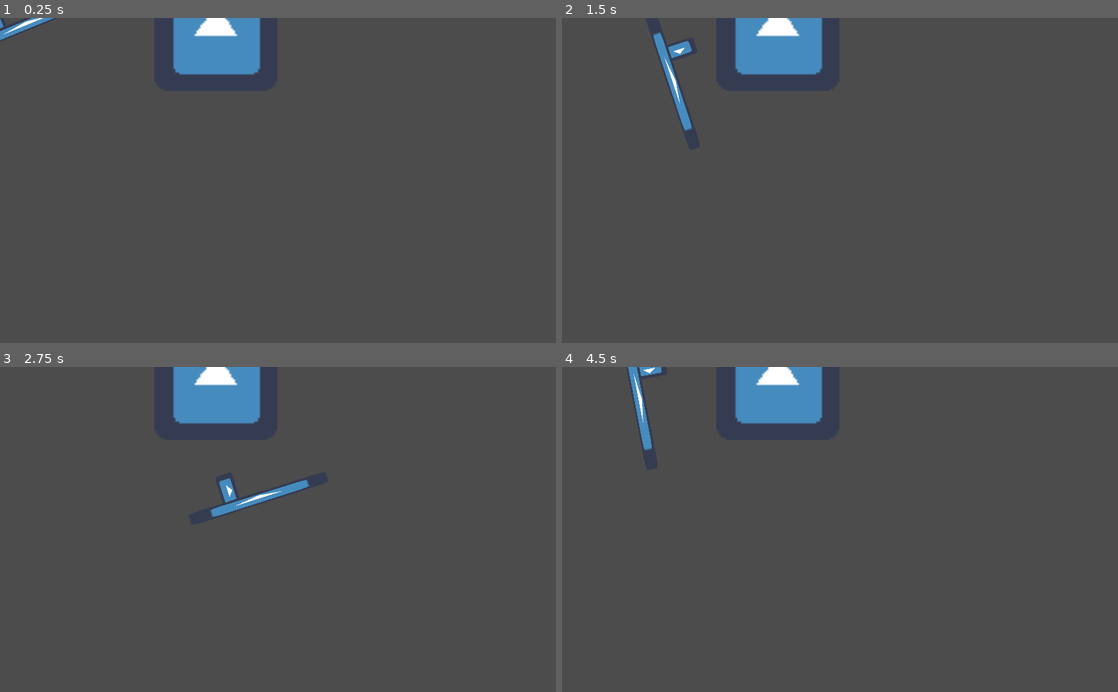
Above: before the commit, frames 1-4 (two rows, left to right).
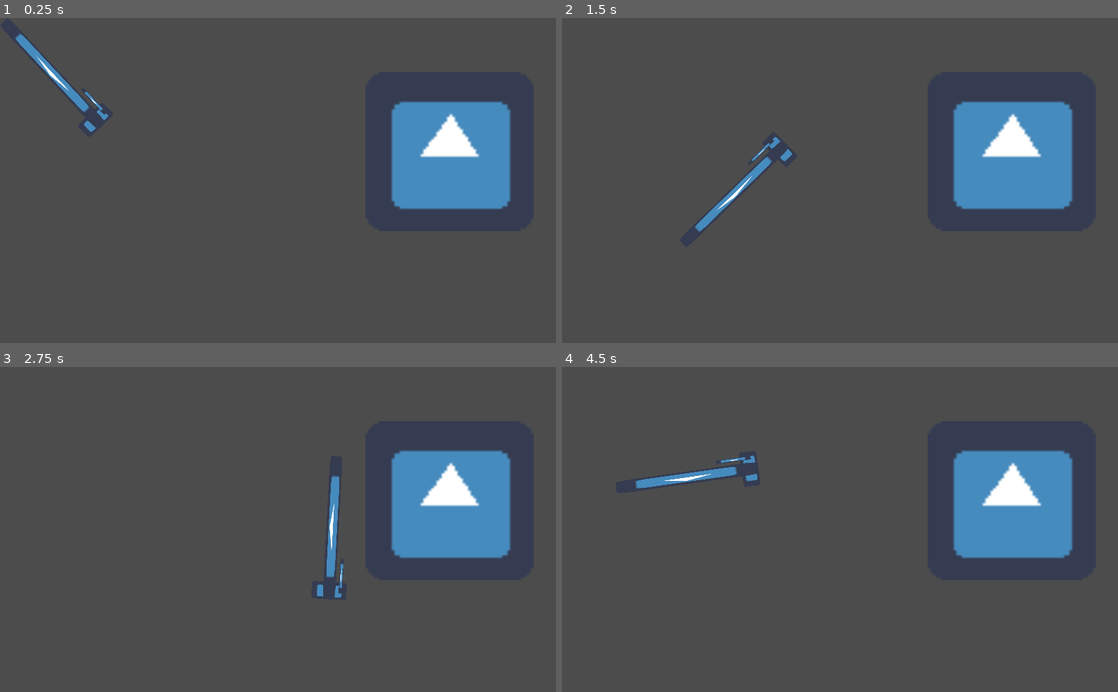
Above: after the commit, the same moments.

Repository: HuskyGameDev/2020f-team1
Game: Godot game, scene res://Environment/TestLevel.tscn
The game is run twice, just before and just after one commit, with the same random seed, the same clock (stepped at 60 frames per second) and the same inputs. The project has no main scene, so this scene is started directly. The engine's default icon, where the game draws it, is replaced by a stand-in: a white triangle on a blue panel in a dark square.
Inputs (mouse positions are in pixels of both pictures, inside the frame that each line leads up to):
- Up to frame 1 (0.25 s): no input
- Up to frame 2 (1.5 s): tap Enter at 0.5 s; move the mouse to (962, 164) at 0.52 s; hold D (player_move_right) 0.53-1.28 s; hold Right mouse button (player_attach_2) 0.53-1.28 s; move the mouse to (728, 196) at 1.27 s; hold S (player_move_down) from 1.28 s (still down); click (728, 196) at 1.35 s
- Up to frame 3 (2.75 s): move the mouse to (333, 458) at 2.02 s; release S (player_move_down) at 2.03 s; hold D (player_move_right) from 2.03 s (still down); hold Right mouse button (player_attach_2) from 2.03 s (still down)
- Up to frame 4 (4.5 s): move the mouse to (812, 594) at 2.77 s; release D (player_move_right) at 2.78 s; release Right mouse button (player_attach_2) at 2.78 s; hold W (player_move_up) 2.78-3.53 s; click (812, 594) at 2.85 s; move the mouse to (1006, 578) at 3.52 s; hold Right mouse button (player_attach_2) 3.53-4.28 s; hold A (player_move_left) from 3.53 s (still down); move the mouse to (673, 480) at 4.27 s; click (673, 480) at 4.35 s

The runs differ from the first frame. In frame 1, 11% of the frame differs, in the area x 0-92%, y 0-59%; in frame 2, 11%; in frame 3, 11%, in the area x 31-92%, y 0-71%; in frame 4, 11%.
Error before the commit: Parse Error: The identifier "health" isn't declared in the current scope. (res://character/DamagableDummy.gd:13)

Commit message:
bug fixed testlevel,  enemy dummy, sword
now in testlevel, sword can hurt dummy

Diff:
--- a/CombatZone/Environment/TestLevel.tscn
+++ b/CombatZone/Environment/TestLevel.tscn
@@ -1,20 +1,16 @@
 [gd_scene load_steps=4 format=2]
 
 [ext_resource path="res://character/player.tscn" type="PackedScene" id=1]
-[ext_resource path="res://character/DamagableDummy.tscn" type="PackedScene" id=2]
+[ext_resource path="res://character/DamageableDummy.tscn" type="PackedScene" id=2]
 [ext_resource path="res://weapons/Melee/Sword.tscn" type="PackedScene" id=3]
 
 [node name="TestLevel" type="Node2D"]
 position = Vector2( -9.4494, 4.40972 )
-__meta__ = {
-"_edit_group_": true
-}
 
 [node name="player" parent="." instance=ExtResource( 1 )]
+position = Vector2( 185.516, 183.732 )
 
-[node name="Weapon" parent="player" instance=ExtResource( 3 )]
-position = Vector2( -50.9692, 8.49486 )
+[node name="Area2D" parent="player" instance=ExtResource( 3 )]
 
-[node name="KinematicBody2D" parent="." instance=ExtResource( 2 )]
-position = Vector2( 394.302, 14.6835 )
-[connection signal="body_entered" from="player/Weapon" to="player/Weapon" method="_on_Weapon_body_entered"]
+[node name="DamageableDummy" parent="." instance=ExtResource( 2 )]
+position = Vector2( 837.533, 242.178 )
--- a/CombatZone/character/DamagableDummy.gd
+++ /dev/null
@@ -1,14 +0,0 @@
-extends "res://character/people.gd"
-
-# Declare member variables here. Examples:
-# var a: int = 2
-# var b: String = "text"
-
-
-# Called when the node enters the scene tree for the first time.
-func _ready() -> void:
-	pass # Replace with function body.
-
-func take_damage(damage_amount):
-	health -= damage_amount
-	print("Damage -5")
--- a/CombatZone/character/DamagableDummy.tscn
+++ /dev/null
@@ -1,23 +0,0 @@
-[gd_scene load_steps=5 format=2]
-
-[ext_resource path="res://character/DamagableDummy.gd" type="Script" id=1]
-[ext_resource path="res://character/collision.gd" type="Script" id=2]
-[ext_resource path="res://icon.png" type="Texture" id=3]
-
-[sub_resource type="RectangleShape2D" id=1]
-extents = Vector2( 31.0094, 31.076 )
-
-[node name="KinematicBody2D" type="KinematicBody2D"]
-script = ExtResource( 1 )
-
-[node name="Sprite" type="Sprite" parent="."]
-position = Vector2( 12.2842, 7.24454 )
-scale = Vector2( 3.52969, 3.3722 )
-texture = ExtResource( 3 )
-
-[node name="collision" type="Area2D" parent="Sprite"]
-script = ExtResource( 2 )
-
-[node name="CollisionShape2D" type="CollisionShape2D" parent="Sprite/collision"]
-shape = SubResource( 1 )
-[connection signal="area_entered" from="Sprite/collision" to="." method="_on_collision_area_entered"]
--- /dev/null
+++ b/CombatZone/character/DamageableDummy.gd
@@ -0,0 +1,19 @@
+extends "res://character/people.gd"
+
+
+# Declare member variables here. Examples:
+# var a: int = 2
+# var b: String = "text"
+
+
+# Called when the node enters the scene tree for the first time.
+func _ready() -> void:
+    pass # Replace with function body.
+
+
+func take_damage(damage_amount) -> void:
+    health -= damage_amount
+    print("Damage, remaining health: %d" % health)
+# Called every frame. 'delta' is the elapsed time since the previous frame.
+#func _process(delta: float) -> void:
+#    pass
--- /dev/null
+++ b/CombatZone/character/DamageableDummy.tscn
@@ -0,0 +1,18 @@
+[gd_scene load_steps=5 format=2]
+
+[ext_resource path="res://character/people.tscn" type="PackedScene" id=1]
+[ext_resource path="res://icon.png" type="Texture" id=2]
+[ext_resource path="res://character/DamageableDummy.gd" type="Script" id=3]
+
+[sub_resource type="RectangleShape2D" id=1]
+extents = Vector2( 156, 146 )
+
+[node name="DamageableDummy" instance=ExtResource( 1 )]
+script = ExtResource( 3 )
+
+[node name="upperbody_sprite" parent="." index="0"]
+scale = Vector2( 4.84375, 4.59375 )
+texture = ExtResource( 2 )
+
+[node name="CollisionShape2D" parent="." index="3"]
+shape = SubResource( 1 )
--- a/CombatZone/character/collision.gd
+++ b/CombatZone/character/collision.gd
@@ -8,4 +8,4 @@
 
 # Called when the node enters the scene tree for the first time.
 func _ready():
-	pass # Replace with function body.
+    pass # Replace with function body.
--- a/CombatZone/character/people.gd
+++ b/CombatZone/character/people.gd
@@ -4,12 +4,13 @@
 export var friction: = 0.01
 export var acceleration: = 0.1
 
+export var health: = 100
+
 var velocity: = Vector2.ZERO
 
 # Declare member variables here. Examples:
 # var a: int = 2
 # var b: String = "text"
-
 
 # Called when the node enters the scene tree for the first time.
 func _ready() -> void:
@@ -21,6 +22,9 @@
 func get_input():
     return Vector2.ZERO
 
+func take_damage(damage_amount) -> void:
+    pass
+
 func _physics_process(delta: float) -> void:
     var direction = get_input()
     if direction.length() > 0:
--- a/CombatZone/character/people.tscn
+++ b/CombatZone/character/people.tscn
@@ -10,3 +10,5 @@
 [node name="weapon" type="Sprite" parent="."]
 
 [node name="foot" type="Sprite" parent="."]
+
+[node name="CollisionShape2D" type="CollisionShape2D" parent="."]
--- a/CombatZone/character/player.tscn
+++ b/CombatZone/character/player.tscn
@@ -1,8 +1,11 @@
-[gd_scene load_steps=4 format=2]
+[gd_scene load_steps=5 format=2]
 
 [ext_resource path="res://character/people.tscn" type="PackedScene" id=1]
 [ext_resource path="res://icon.png" type="Texture" id=2]
 [ext_resource path="res://character/player.gd" type="Script" id=3]
+
+[sub_resource type="RectangleShape2D" id=1]
+extents = Vector2( 15.8344, 31.3715 )
 
 [node name="player" instance=ExtResource( 1 )]
 script = ExtResource( 3 )
@@ -22,3 +25,6 @@
 
 [node name="muzzle" type="Position2D" parent="weapon/weapon" index="0"]
 position = Vector2( 35, 0 )
+
+[node name="CollisionShape2D" parent="." index="3"]
+shape = SubResource( 1 )
--- a/CombatZone/weapons/Melee/Area2D.gd
+++ b/CombatZone/weapons/Melee/Area2D.gd
@@ -2,7 +2,7 @@
 
 # Called when the node enters the scene tree for the first time.
 func _ready():
-	pass # Replace with function body.
+    pass # Replace with function body.
 
 
 # Called every frame. 'delta' is the elapsed time since the previous frame.
@@ -10,7 +10,8 @@
 #	pass
 
 
-func _on_Weapon_body_entered(body):
-	print("detected")
-	print(body.get_name())
-	body.take_damage(5)
+
+func _on_Area2D_body_entered(body: Node) -> void:
+    print("detected")
+    print(body.get_name())
+    body.take_damage(5)
--- a/CombatZone/weapons/Melee/Sword.tscn
+++ b/CombatZone/weapons/Melee/Sword.tscn
@@ -1,14 +1,20 @@
-[gd_scene load_steps=3 format=2]
+[gd_scene load_steps=4 format=2]
 
 [ext_resource path="res://icon.png" type="Texture" id=1]
 [ext_resource path="res://weapons/Melee/Area2D.gd" type="Script" id=2]
 
-[node name="Area2D" type="Area2D"]
+[sub_resource type="RectangleShape2D" id=1]
+extents = Vector2( 131.002, 10 )
+
+[node name="Sword" type="Area2D"]
 script = ExtResource( 2 )
 
 [node name="Sprite" type="Sprite" parent="."]
-position = Vector2( 100.321, 20.6312 )
+position = Vector2( 116.375, 0 )
 scale = Vector2( 4.13504, 0.355275 )
 texture = ExtResource( 1 )
 
 [node name="CollisionShape2D" type="CollisionShape2D" parent="."]
+position = Vector2( 118.921, 0 )
+shape = SubResource( 1 )
+[connection signal="body_entered" from="." to="." method="_on_Area2D_body_entered"]
--- a/CombatZone/weapons/bullets/projectiles.gd
+++ b/CombatZone/weapons/bullets/projectiles.gd
@@ -6,7 +6,6 @@
 var velocity:= Vector2.ZERO
 #var speed: = 0
 var rng: = RandomNumberGenerator.new()
-
 
 # Called when the node enters the scene tree for the first time.
 func _ready() -> void:
@@ -25,8 +24,6 @@
 func _physics_process(delta: float) -> void:
     position += transform.x * speed * delta
 
-
-
 func _on_projectiles_body_entered(body: Node) -> void:
     if body.get_groups().has("flesh_damageable"):
         queue_free()
--- /dev/null
+++ b/CombatZone/weapons/fire_arm_basic.gd
@@ -0,0 +1,16 @@
+extends Area2D
+
+
+# Declare member variables here. Examples:
+# var a: int = 2
+# var b: String = "text"
+
+
+# Called when the node enters the scene tree for the first time.
+func _ready() -> void:
+    pass # Replace with function body.
+
+
+# Called every frame. 'delta' is the elapsed time since the previous frame.
+#func _process(delta: float) -> void:
+#    pass
--- /dev/null
+++ b/CombatZone/weapons/fire_arm_basic.tscn
@@ -0,0 +1,16 @@
+[gd_scene load_steps=2 format=2]
+
+[ext_resource path="res://weapons/fire_arm_basic.gd" type="Script" id=1]
+
+[node name="fire_arm_basic" type="Area2D"]
+script = ExtResource( 1 )
+
+[node name="Sprite" type="Sprite" parent="."]
+
+[node name="AnimatedSprite" type="AnimatedSprite" parent="."]
+
+[node name="ejection_port" type="Position2D" parent="."]
+
+[node name="muzzle" type="Position2D" parent="."]
+
+[node name="CollisionShape2D" type="CollisionShape2D" parent="."]
